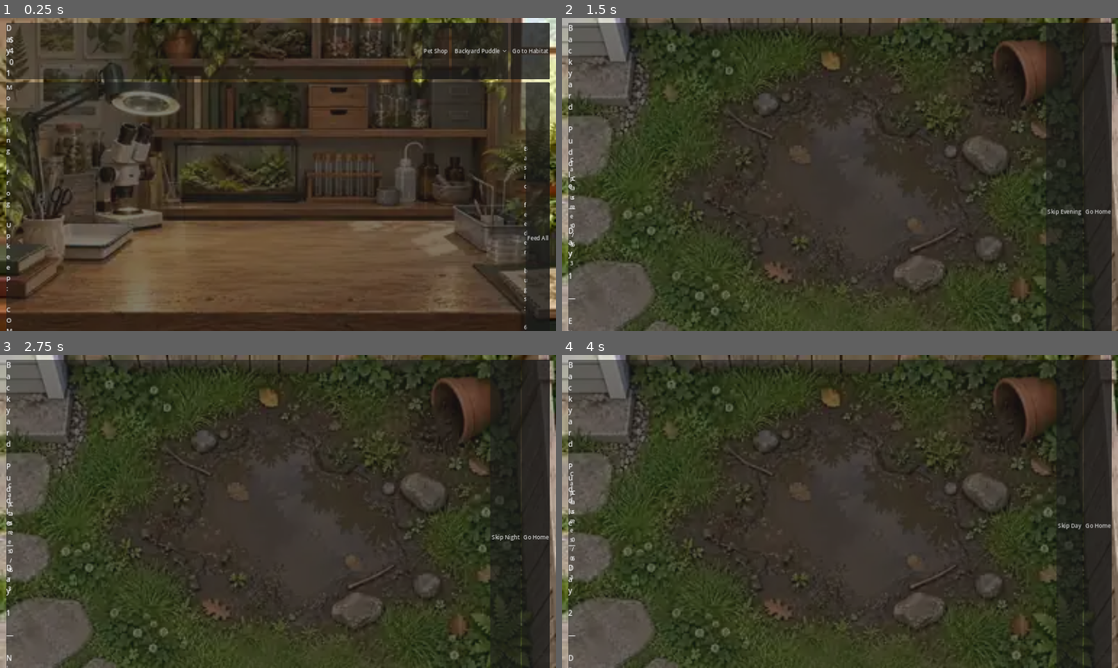
Above: before the commit, frames 1-4 (two rows, left to right).
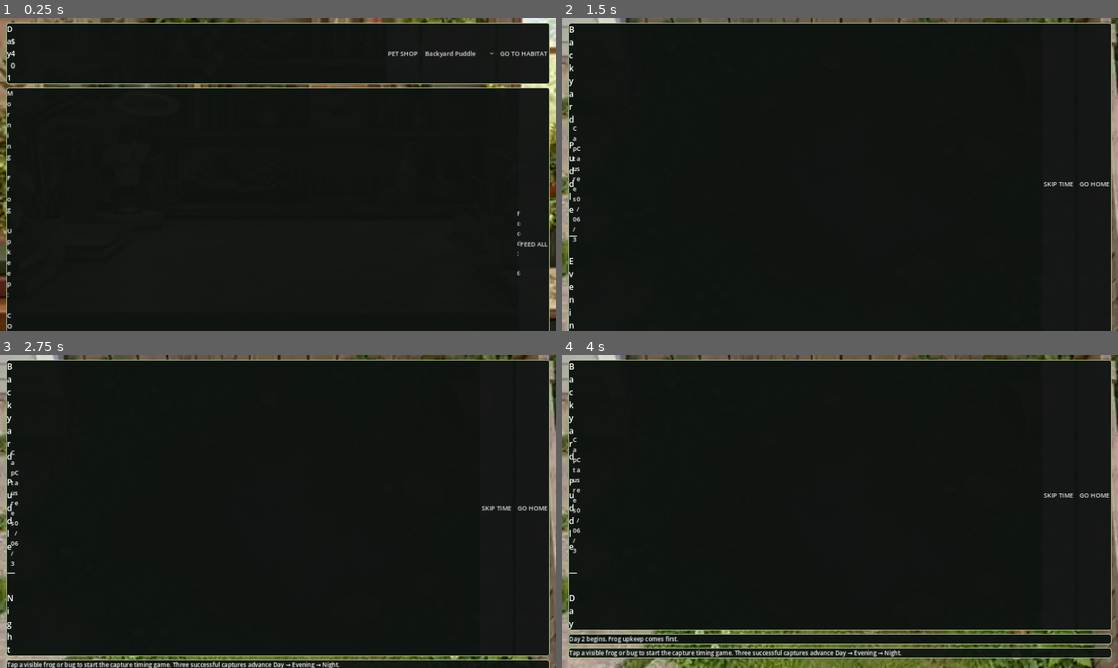
Above: after the commit, the same moments.

Repository: Grimforsaken/Champion-frog-breeder
Game: Godot game, scene res://src/Main.tscn
The game is run twice, just before and just after one commit, with the same random seed, the same clock (stepped at 60 frames per second) and the same inputs.
Inputs:
- Up to frame 1 (0.25 s): no input
- Up to frame 2 (1.5 s): click "Go to Habitat" (after the commit: "GO TO HABITAT") at 0.5 s; click "Skip Day" (after the commit: "SKIP TIME") at 1.25 s
- Up to frame 3 (2.75 s): click "Skip Evening" (after the commit: "SKIP TIME") at 2 s
- Up to frame 4 (4 s): click "Skip Night" (after the commit: "SKIP TIME") at 2.75 s; click "Go to Habitat" (after the commit: "GO TO HABITAT") at 3.5 s

The runs differ from the first frame. In frame 1, 84% of the frame differs, in the area x 1-99%, y 1-100%; in frame 2, 80%; in frame 3, 81%; in frame 4, 82%.

Commit message:
Use mobile-safe main v3 interface

Diff:
--- a/src/Main.tscn
+++ b/src/Main.tscn
@@ -1,6 +1,6 @@
 [gd_scene load_steps=2 format=3]
 
-[ext_resource type="Script" path="res://src/main_v2.gd" id="1_main"]
+[ext_resource type="Script" path="res://src/main_v3.gd" id="1_main"]
 
 [node name="Main" type="Control"]
 layout_mode = 3
